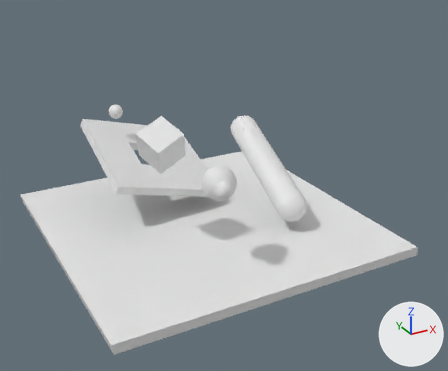
Before and after pictures for a commit that changed the Blender file tests/test_scenes/mesh/physics.blend.
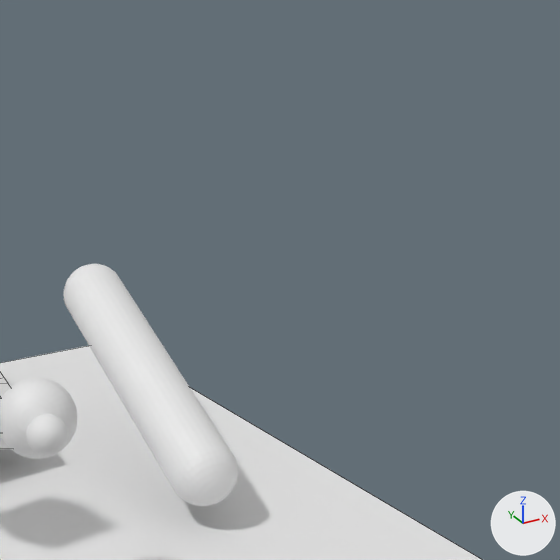
There are two pictures of each version: one whole from a camera (50 mm lens) standing at (-17.03, -34.0, 19.4) and looking at (1.4, -0.48, 2.65), one close up on the part from 45% to 100% of the width and 0% to 66% of the height. Every picture has the same lights, and +X, +Y and +Z are marked at lower right. The last two pictures show the newer version. The close-ups show mesh edges as thin lines.
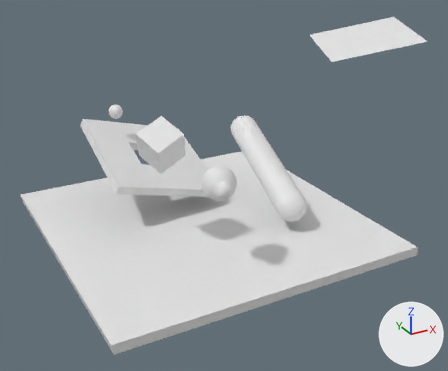
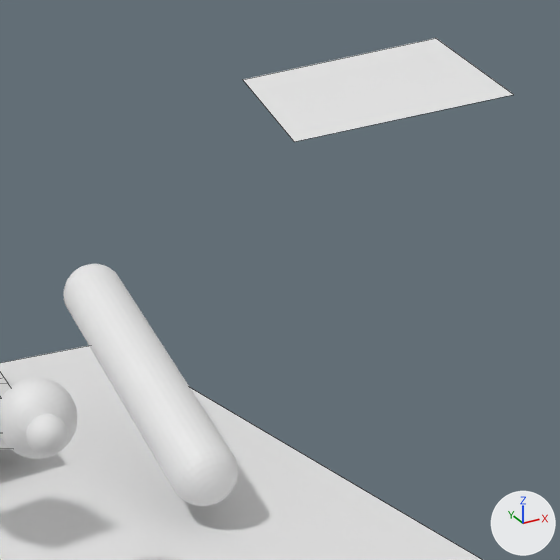
The change, as a diff of the scene's bpy script:
```diff
--- a/tests/test_scenes/mesh/physics.blend.py
+++ b/tests/test_scenes/mesh/physics.blend.py
@@ me_plane_001 @@
+me_plane_001.from_pydata([(-1.0, -1.0, 0.0), (1.0, -1.0, 0.0), (-1.0, 1.0, 0.0), (1.0, 1.0, 0.0)], [], [(0, 1, 3, 2)])
@@ ob_planee @@
+ob_planee = bpy.data.objects.new('planee', me_plane_001)
+ob_planee.parent = ob_shared_convex
+ob_planee.matrix_parent_inverse = Matrix(((0.964, 0.0541, -0.261, -9.585), (0.0252, 0.956, 0.291, -3.415), (0.266, -0.287, 0.92, -13.73), (0.0, 0.0, 0.0, 1.0)))
+ob_planee.location = (13.03, 0.00286, 11.37)
+ob_planee.rotation_euler = (0.3, 0.278, 0.00409)  # degrees (17, 16, 0.2)
+ob_planee.scale = (3.24, 3.24, 3.24)
@@ ob_shared_convex @@
+ob_shared_convex = bpy.data.objects.new('Shared Convex', me_cube_002)
+ob_shared_convex.location = (12.97, -0.153, 11.12)
+ob_shared_convex.rotation_euler = (0.0815, -0.195, -0.357)  # degrees (4.7, -11, -20)
+ob_shared_convex.hide_set(True)  # wire or fog, not drawn
```

Changed parts and their boxes [x1, y1, x2, y2] in the close-ups (560 x 560 px):
'planee', added
    after: [243, 38, 514, 142]
